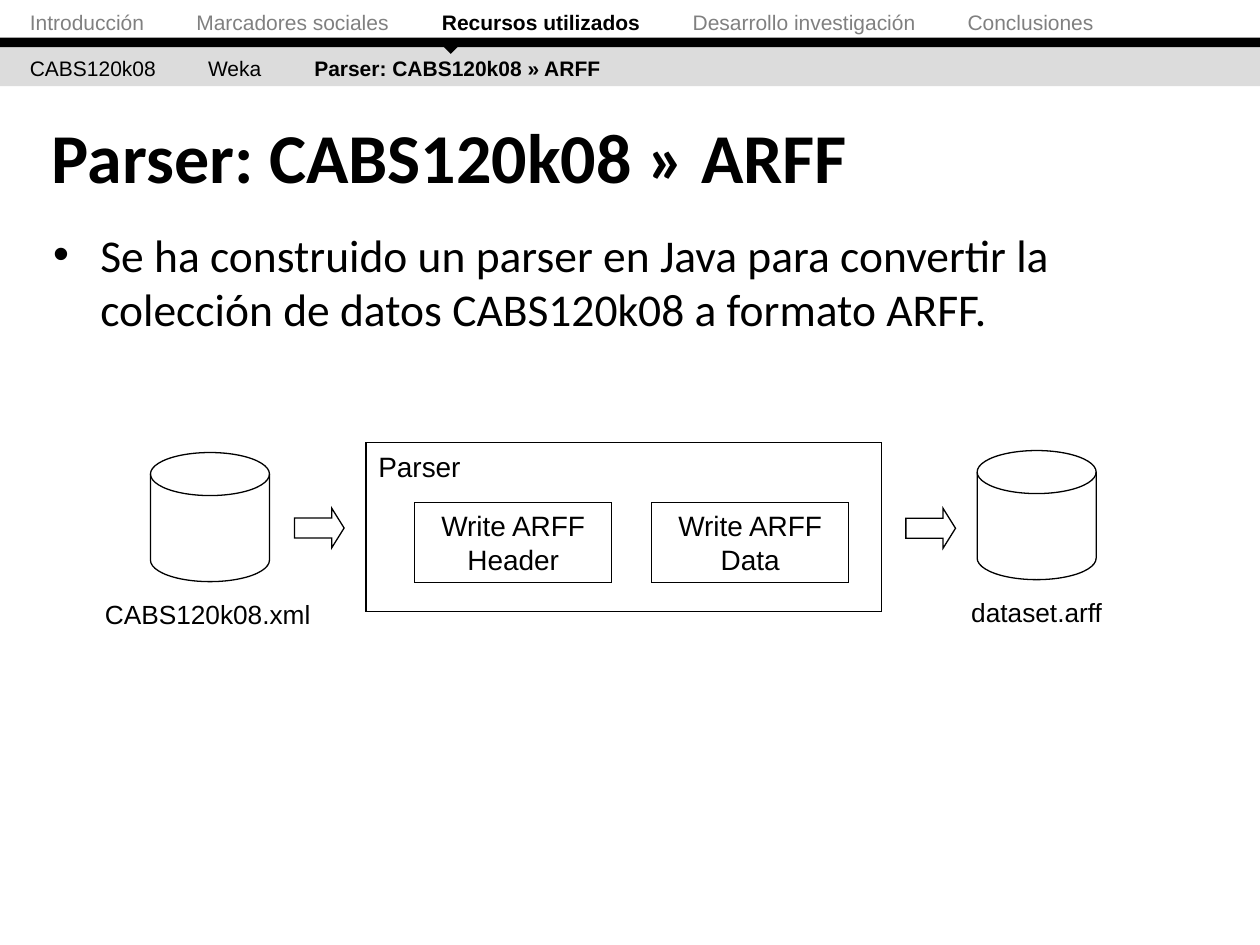
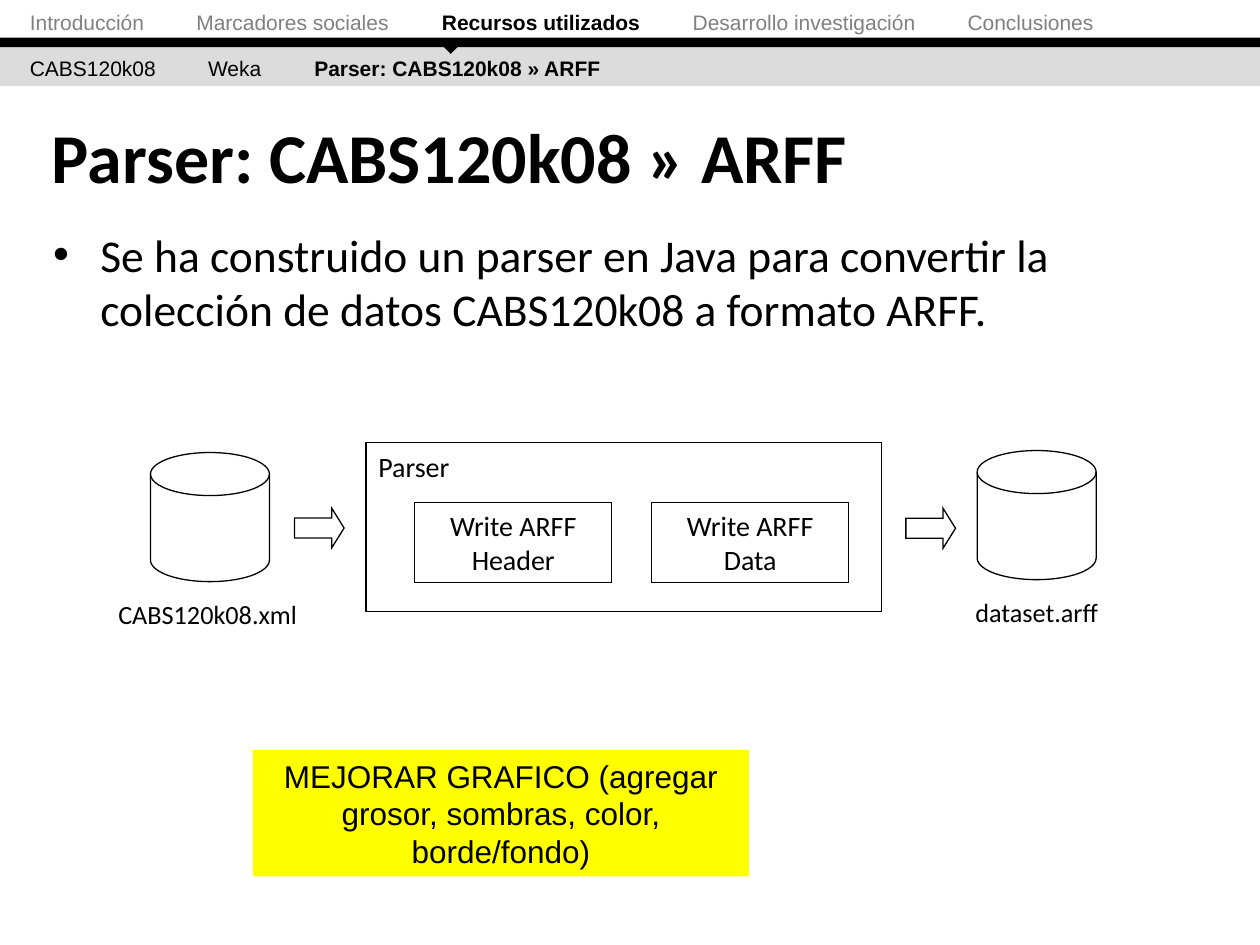
Before and after one commit to ak907kenai/nicotournetesis, a slide deck: slide 29 of docs_trunk/Nicolás Tourné - Presentación Tesis (v2).ppt (slide 32 before the commit). Drawn at 1260x945 pixels with LibreOffice and Linux fonts; fonts in the diff are those of the drawing. Boxes give left, top, right and bottom in pixels: in the first picture for what was removed or moved away, otherwise in the second. Text is boxed around its words. In the diff, an @@ line names an element or a change of style, - is before the commit and + after.

```diff
--- a/docs_trunk/Nicolás Tourné - Presentación Tesis (v2).ppt
+++ b/docs_trunk/Nicolás Tourné - Presentación Tesis (v2).ppt
@@ font Arial to Calibri in 5 elements at (x1=118, y1=605, x2=297, y2=625), (x1=975, y1=603, x2=1098, y2=623), (x1=378, y1=459, x2=449, y2=478), (x1=415, y1=503, x2=611, y2=583), (x1=651, y1=503, x2=848, y2=583) @@
@@ rectangle added at (x1=253, y1=750, x2=750, y2=876), fill #FFFF00, 18 pt, text #000000 @@
+MEJORAR GRAFICO (agregar grosor, sombras, color, borde/fondo)
```
Also in this commit, not shown: 19 other slides changed, 3 slides removed.
